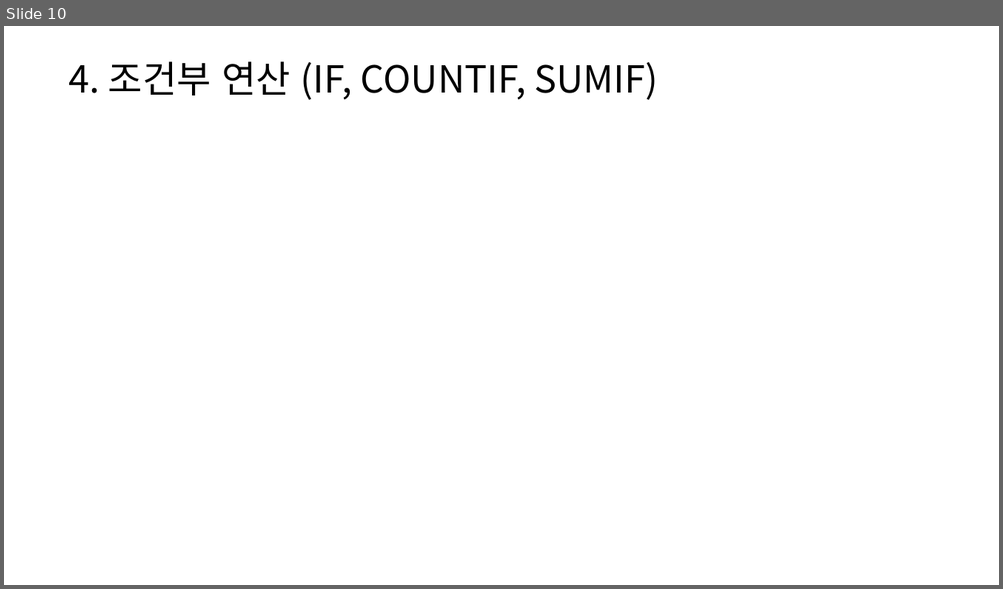
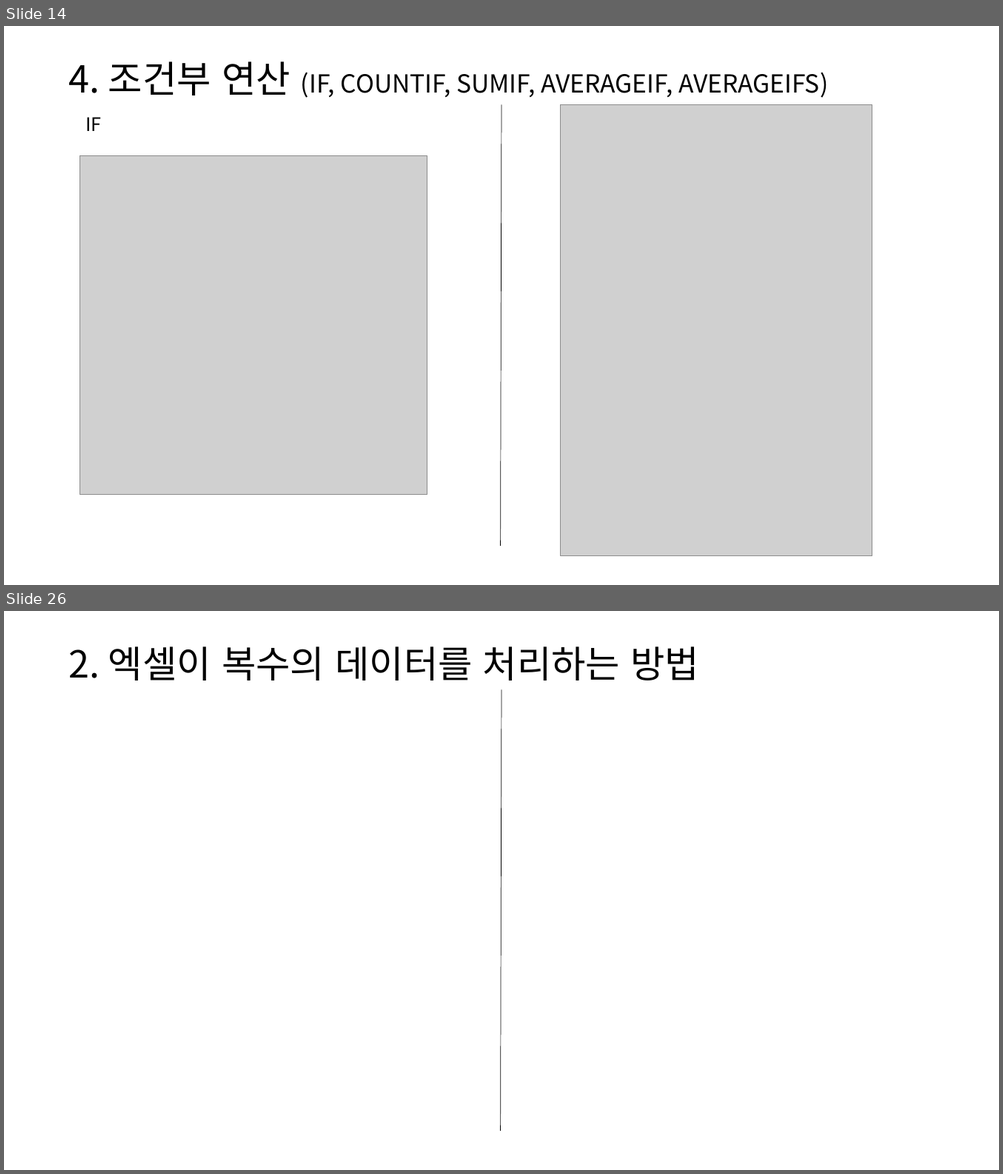
Before and after one commit to hnanmal/mkcljpt_volume, a slide deck: documentum/건축심화세미나(2022)/이벤트 특강/파이썬 모양만 다른 엑셀.pptx. Shown one above the other, each under a label of ours: slide 10 before the commit, slides 14 and 26 after it; the slides between them are not shown. The pictures are 1003x589 and 1003x1174 pixels, drawn with LibreOffice and Linux fonts; fonts in the diff are those of the drawing; grey boxes stand for pictures. Boxes give left, top, right and bottom in pixels: in the first picture for what was removed or moved away, otherwise in the second. Text is boxed around its words. In the diff, an @@ line names an element or a change of style, - is before the commit and + after.

```diff
--- a/documentum/건축심화세미나(2022)/이벤트 특강/파이썬 모양만 다른 엑셀.pptx
+++ b/documentum/건축심화세미나(2022)/이벤트 특강/파이썬 모양만 다른 엑셀.pptx
@@ slide 26 added at bbox=[4, 611, 999, 1170], background #FFFFFF @@
@@ text added at bbox=[69, 647, 699, 681], 36 pt, text #000000 @@
+2. 엑셀이 복수의 데이터를 처리하는 방법
@@ line added from (502, 690) to (500, 1131), #808080 0.5 pt @@
@@ what was slide 10 is now slide 14 @@
@@ slide 14 changed as well @@
@@ text at bbox=[69, 62, 828, 98]: text changed; size 36 to 24 pt @@
-4. 조건부 연산 (IF, COUNTIF, SUMIF)
+4. 조건부 연산 (IF, COUNTIF, SUMIF, AVERAGEIF, AVERAGEIFS)
@@ line added from (502, 105) to (500, 546), #808080 0.5 pt @@
@@ picture added at bbox=[560, 105, 873, 557] @@
@@ text added at bbox=[85, 117, 101, 131], 18 pt, text #000000 @@
+IF
@@ picture added at bbox=[80, 156, 427, 494] @@
```
Also in this commit, not shown: 3 other slides changed, 17 other slides added, 5 slides removed, 1 other file.
